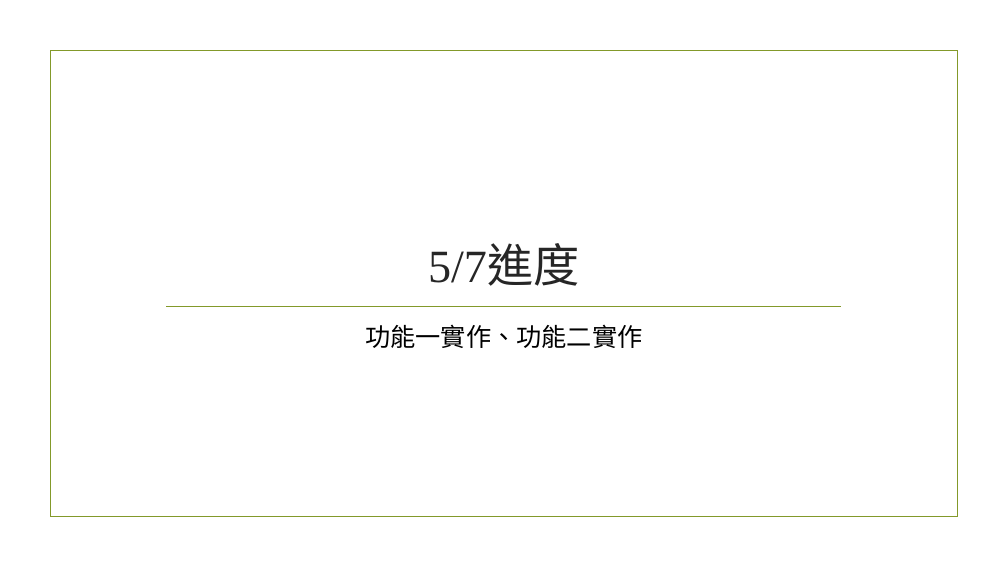
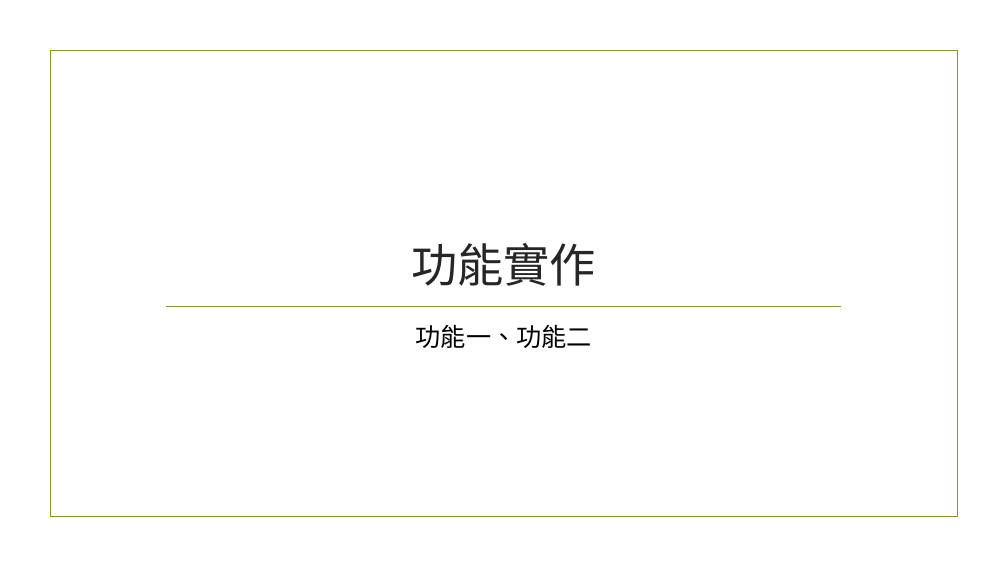
Before and after one commit to linsitin/IRE_project, a slide deck: slide 8 of 資訊檢索系統期末專案.pptx. Drawn at 1008x567 pixels with LibreOffice and Linux fonts; fonts in the diff are those of the drawing; background and template pictures are left out. Boxes give left, top, right and bottom in pixels: in the first picture for what was removed or moved away, otherwise in the second. Text is boxed around its words. In the diff, an @@ line names an element or a change of style, - is before the commit and + after.

```diff
--- a/資訊檢索系統期末專案.pptx
+++ b/資訊檢索系統期末專案.pptx
@@ title at [411,243,596,286]: text changed; font Times New Roman to Noto Sans CJK SC @@
-5/7進度
+功能實作
@@ text at [416,325,592,348]: text changed @@
-功能一實作、功能二實作
+功能一、功能二
```
Also in this commit, not shown: 2 other slides changed.
